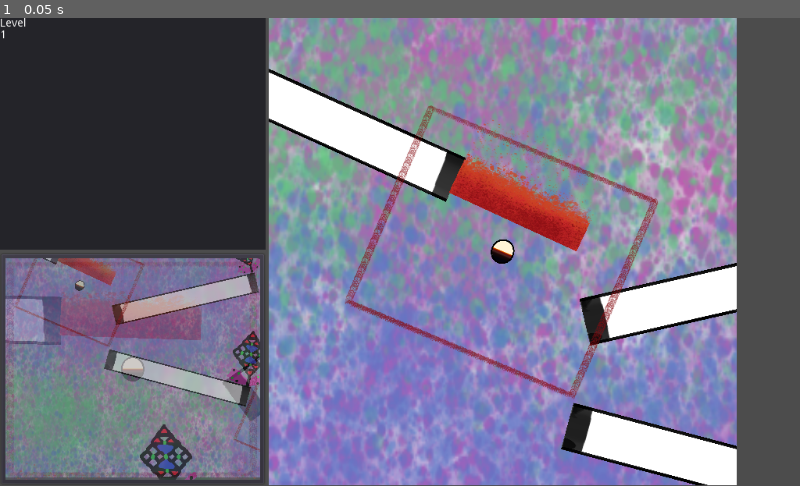
Above: before the commit, frame 1.
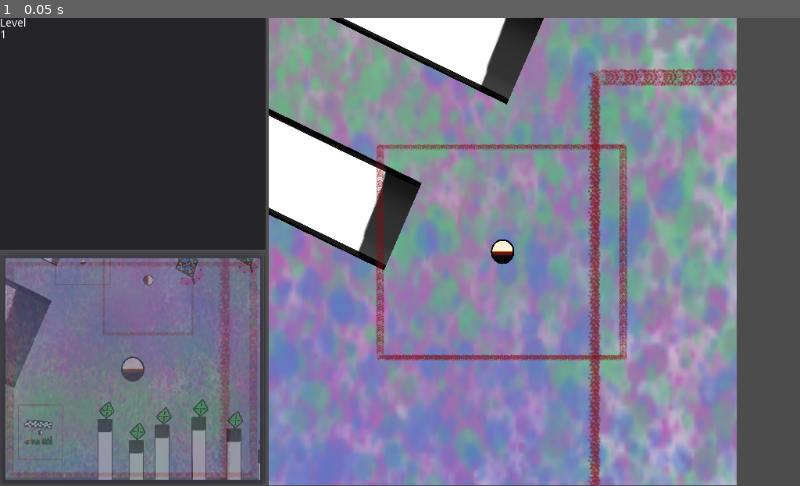
Above: after the commit, the same moment.

Repository: MariusDoe/DropInShapes
Game: Godot game, scene res://UI.tscn
Same seed, same stepped clock (60 frames per second), same inputs: the game is played once before the commit and once after it.
Inputs:
- Up to frame 1 (0.05 s): no input

The runs differ from the first frame. In frame 1, 48% of the frame differs, in the area x 0-93%, y 0-100%.

Commit message:
Added new Level

Diff:
--- a/src/Level1.tscn
+++ b/src/Level1.tscn
@@ -9,61 +9,164 @@
 [ext_resource path="res://BallAnchor.tscn" type="PackedScene" id=7]
 [ext_resource path="res://Goal.tscn" type="PackedScene" id=8]
 [ext_resource path="res://Music/Electro1.ogg" type="AudioStream" id=9]
+[ext_resource path="res://D1.png" type="Texture" id=10]
 
 [node name="Level1" type="Node2D"]
 script = ExtResource( 1 )
 view_rect = Rect2( 0, 0, 850, 850 )
 
 [node name="Obstacle4" parent="." instance=ExtResource( 2 )]
-position = Vector2( 172.285, 162.97 )
+position = Vector2( 173.018, 165.454 )
 rotation = 0.429351
 scale = Vector2( 1, 0.2 )
 
 [node name="Obstacle8" parent="." instance=ExtResource( 2 )]
-position = Vector2( 520.367, 297.346 )
-rotation = -0.226893
+position = Vector2( 222.956, 101.925 )
+rotation = 0.429351
 scale = Vector2( 1, 0.2 )
 
-[node name="Obstacle9" parent="." instance=ExtResource( 2 )]
-position = Vector2( 505.964, 441.184 )
-rotation = 0.261799
-scale = Vector2( 1, 0.2 )
-
-[node name="Obstacle5" parent="." instance=ExtResource( 2 )]
-position = Vector2( 546.813, 736.658 )
-scale = Vector2( 0.5, 0.2 )
-
-[node name="Obstacle6" parent="." instance=ExtResource( 2 )]
-position = Vector2( 491.796, 692.162 )
-scale = Vector2( 0.1, 0.3 )
-
-[node name="Obstacle7" parent="." instance=ExtResource( 2 )]
-position = Vector2( 606.005, 702.641 )
-scale = Vector2( 0.1, 0.3 )
+[node name="Obstacle15" parent="." instance=ExtResource( 2 )]
+position = Vector2( 374.794, 543.352 )
+scale = Vector2( 0.1, 0.3 )
+
+[node name="Obstacle16" parent="." instance=ExtResource( 2 )]
+position = Vector2( 431.052, 582.03 )
+scale = Vector2( 0.1, 0.3 )
+
+[node name="Obstacle20" parent="." instance=ExtResource( 2 )]
+position = Vector2( 478.521, 553.901 )
+scale = Vector2( 0.1, 0.3 )
+
+[node name="Obstacle29" parent="." instance=ExtResource( 2 )]
+position = Vector2( 545.328, 539.836 )
+scale = Vector2( 0.1, 0.3 )
+
+[node name="Obstacle31" parent="." instance=ExtResource( 2 )]
+position = Vector2( 608.619, 560.933 )
+scale = Vector2( 0.1, 0.3 )
+
+[node name="Obstacle37" parent="." instance=ExtResource( 2 )]
+position = Vector2( 664.878, 599.611 )
+scale = Vector2( 0.1, 0.3 )
+
+[node name="Obstacle39" parent="." instance=ExtResource( 2 )]
+position = Vector2( 740.475, 499.4 )
+scale = Vector2( 0.1, 0.3 )
+
+[node name="Obstacle22" parent="." instance=ExtResource( 2 )]
+position = Vector2( 374.794, 543.352 )
+scale = Vector2( 0.1, 0.3 )
+
+[node name="Obstacle23" parent="." instance=ExtResource( 2 )]
+position = Vector2( 431.052, 582.03 )
+scale = Vector2( 0.1, 0.3 )
+
+[node name="Obstacle25" parent="." instance=ExtResource( 2 )]
+position = Vector2( 478.521, 553.901 )
+scale = Vector2( 0.1, 0.3 )
+
+[node name="Obstacle28" parent="." instance=ExtResource( 2 )]
+position = Vector2( 545.328, 539.836 )
+scale = Vector2( 0.1, 0.3 )
+
+[node name="Obstacle32" parent="." instance=ExtResource( 2 )]
+position = Vector2( 608.619, 560.933 )
+scale = Vector2( 0.1, 0.3 )
+
+[node name="Obstacle36" parent="." instance=ExtResource( 2 )]
+position = Vector2( 664.878, 599.611 )
+scale = Vector2( 0.1, 0.3 )
+
+[node name="Obstacle40" parent="." instance=ExtResource( 2 )]
+position = Vector2( 740.475, 499.4 )
+scale = Vector2( 0.1, 0.3 )
+
+[node name="Obstacle17" parent="." instance=ExtResource( 2 )]
+position = Vector2( 374.794, 699.822 )
+scale = Vector2( 0.1, 2 )
+
+[node name="Obstacle18" parent="." instance=ExtResource( 2 )]
+position = Vector2( 431.052, 738.5 )
+scale = Vector2( 0.1, 2 )
+
+[node name="Obstacle19" parent="." instance=ExtResource( 2 )]
+position = Vector2( 478.521, 710.37 )
+scale = Vector2( 0.1, 2 )
+
+[node name="Obstacle30" parent="." instance=ExtResource( 2 )]
+position = Vector2( 545.328, 696.306 )
+scale = Vector2( 0.1, 2 )
+
+[node name="Obstacle34" parent="." instance=ExtResource( 2 )]
+position = Vector2( 608.619, 717.403 )
+scale = Vector2( 0.1, 2 )
+
+[node name="Obstacle35" parent="." instance=ExtResource( 2 )]
+position = Vector2( 664.878, 756.081 )
+scale = Vector2( 0.1, 2 )
+
+[node name="Obstacle41" parent="." instance=ExtResource( 2 )]
+position = Vector2( 740.475, 655.87 )
+scale = Vector2( 0.1, 2 )
+
+[node name="Obstacle21" parent="." instance=ExtResource( 2 )]
+position = Vector2( 374.794, 699.822 )
+scale = Vector2( 0.1, 2 )
+
+[node name="Obstacle24" parent="." instance=ExtResource( 2 )]
+position = Vector2( 431.052, 738.5 )
+scale = Vector2( 0.1, 2 )
+
+[node name="Obstacle26" parent="." instance=ExtResource( 2 )]
+position = Vector2( 478.521, 710.37 )
+scale = Vector2( 0.1, 2 )
+
+[node name="Obstacle27" parent="." instance=ExtResource( 2 )]
+position = Vector2( 545.328, 696.306 )
+scale = Vector2( 0.1, 2 )
+
+[node name="Obstacle33" parent="." instance=ExtResource( 2 )]
+position = Vector2( 608.619, 717.403 )
+scale = Vector2( 0.1, 2 )
+
+[node name="Obstacle38" parent="." instance=ExtResource( 2 )]
+position = Vector2( 664.878, 756.081 )
+scale = Vector2( 0.1, 2 )
+
+[node name="Obstacle42" parent="." instance=ExtResource( 2 )]
+position = Vector2( 740.475, 655.87 )
+scale = Vector2( 0.1, 2 )
 
 [node name="Anchor" parent="." instance=ExtResource( 3 )]
-position = Vector2( 328.616, 273.277 )
-rotation = 0.401426
-scale = Vector2( 0.93, 1 )
+position = Vector2( 334.67, 230.405 )
+scale = Vector2( 0.5, 0.5 )
 
 [node name="Anchor2" parent="." instance=ExtResource( 3 )]
-position = Vector2( 726.618, 515.147 )
-rotation = 0.401426
-scale = Vector2( 0.93, 1 )
+position = Vector2( 453.102, 263.453 )
+rotation = 1.5708
+
+[node name="Anchor3" parent="." instance=ExtResource( 3 )]
+position = Vector2( 257.561, 540.759 )
+rotation = 1.5708
+scale = Vector2( 0.5, 0.5 )
 
 [node name="Lava" parent="." instance=ExtResource( 4 )]
-position = Vector2( 744.634, 663.974 )
+position = Vector2( 391.185, 743.38 )
 
 [node name="Lava2" parent="." instance=ExtResource( 4 )]
-position = Vector2( 351.692, 217.201 )
-rotation = -12.13
-scale = Vector2( 0.4, 0.4 )
+position = Vector2( 905.266, 746.554 )
 
 [node name="Lava3" parent="." instance=ExtResource( 4 )]
-position = Vector2( 348.224, 665.713 )
+position = Vector2( 656.568, 744.373 )
+
+[node name="Lava5" parent="." instance=ExtResource( 4 )]
+position = Vector2( 1170.65, 747.547 )
 
 [node name="Lava4" parent="." instance=ExtResource( 4 )]
-position = Vector2( 86.9741, 666.663 )
+position = Vector2( 129.33, 736.118 )
+
+[node name="Lava6" parent="." instance=ExtResource( 4 )]
+position = Vector2( 643.412, 739.292 )
 
 [node name="ParallaxBackground" type="ParallaxBackground" parent="."]
 
@@ -75,36 +178,193 @@
 scale = Vector2( 1.25776, 1.87691 )
 texture = ExtResource( 5 )
 
-[node name="D6" type="Sprite" parent="."]
-position = Vector2( 642.576, 405.922 )
-rotation = 0.159152
-scale = Vector2( 0.185698, 0.208927 )
-texture = ExtResource( 6 )
-
 [node name="D8" type="Sprite" parent="."]
 position = Vector2( 632.14, 217.122 )
 rotation = -0.329867
 scale = Vector2( 0.118382, 0.133191 )
 texture = ExtResource( 6 )
 
-[node name="D9" type="Sprite" parent="."]
-position = Vector2( 70.9864, 72.8409 )
-rotation = 0.159152
-scale = Vector2( 0.0728425, 0.0819545 )
-texture = ExtResource( 6 )
-
-[node name="D7" type="Sprite" parent="."]
-position = Vector2( 490.312, 594.464 )
-scale = Vector2( 0.257456, 0.289662 )
+[node name="D10" type="Sprite" parent="."]
+position = Vector2( 526.877, 238.175 )
+rotation = -0.329867
+scale = Vector2( 0.118382, 0.133191 )
+texture = ExtResource( 6 )
+
+[node name="D11" type="Sprite" parent="."]
+position = Vector2( 611.962, 177.291 )
+rotation = -0.329867
+scale = Vector2( 0.118382, 0.133191 )
+texture = ExtResource( 6 )
+
+[node name="D12" type="Sprite" parent="."]
+position = Vector2( 516.905, 158.396 )
+rotation = -0.329867
+scale = Vector2( 0.118382, 0.133191 )
+texture = ExtResource( 6 )
+
+[node name="D13" type="Sprite" parent="."]
+position = Vector2( 561.557, 138.729 )
+rotation = -0.785397
+scale = Vector2( 0.118382, 0.121946 )
+texture = ExtResource( 6 )
+
+[node name="D14" type="Sprite" parent="."]
+position = Vector2( 500.284, 94.1304 )
+rotation = -0.523598
+scale = Vector2( 0.118382, 0.133191 )
 texture = ExtResource( 6 )
 
 [node name="BallAnchor" parent="." instance=ExtResource( 7 )]
-position = Vector2( 127.477, 44.0497 )
+position = Vector2( 97.4689, 84.3463 )
 
 [node name="Goal" parent="." instance=ExtResource( 8 )]
-position = Vector2( 544.022, 667.606 )
-scale = Vector2( 2, 2 )
+position = Vector2( 253.799, 536.969 )
 
 [node name="Level1Music" type="AudioStreamPlayer" parent="."]
 stream = ExtResource( 9 )
 autoplay = true
+
+[node name="D1" type="Sprite" parent="."]
+position = Vector2( 334.808, 110.371 )
+scale = Vector2( 0.1, 0.1 )
+texture = ExtResource( 10 )
+
+[node name="D16" type="Sprite" parent="."]
+position = Vector2( 377.012, 503.428 )
+scale = Vector2( 0.1, 0.1 )
+texture = ExtResource( 10 )
+
+[node name="D18" type="Sprite" parent="."]
+position = Vector2( 433.271, 542.106 )
+scale = Vector2( 0.1, 0.1 )
+texture = ExtResource( 10 )
+
+[node name="D20" type="Sprite" parent="."]
+position = Vector2( 480.739, 513.977 )
+scale = Vector2( 0.1, 0.1 )
+texture = ExtResource( 10 )
+
+[node name="D30" type="Sprite" parent="."]
+position = Vector2( 547.546, 499.912 )
+scale = Vector2( 0.1, 0.1 )
+texture = ExtResource( 10 )
+
+[node name="D33" type="Sprite" parent="."]
+position = Vector2( 610.837, 521.009 )
+scale = Vector2( 0.1, 0.1 )
+texture = ExtResource( 10 )
+
+[node name="D36" type="Sprite" parent="."]
+position = Vector2( 667.096, 559.687 )
+scale = Vector2( 0.1, 0.1 )
+texture = ExtResource( 10 )
+
+[node name="D43" type="Sprite" parent="."]
+position = Vector2( 742.694, 459.476 )
+scale = Vector2( 0.1, 0.1 )
+texture = ExtResource( 10 )
+
+[node name="D21" type="Sprite" parent="."]
+position = Vector2( 377.012, 503.428 )
+scale = Vector2( 0.1, 0.1 )
+texture = ExtResource( 10 )
+
+[node name="D23" type="Sprite" parent="."]
+position = Vector2( 433.271, 542.106 )
+scale = Vector2( 0.1, 0.1 )
+texture = ExtResource( 10 )
+
+[node name="D26" type="Sprite" parent="."]
+position = Vector2( 480.739, 513.977 )
+scale = Vector2( 0.1, 0.1 )
+texture = ExtResource( 10 )
+
+[node name="D28" type="Sprite" parent="."]
+position = Vector2( 547.546, 499.912 )
+scale = Vector2( 0.1, 0.1 )
+texture = ExtResource( 10 )
+
+[node name="D34" type="Sprite" parent="."]
+position = Vector2( 610.837, 521.009 )
+scale = Vector2( 0.1, 0.1 )
+texture = ExtResource( 10 )
+
+[node name="D38" type="Sprite" parent="."]
+position = Vector2( 667.096, 559.687 )
+scale = Vector2( 0.1, 0.1 )
+texture = ExtResource( 10 )
+
+[node name="D40" type="Sprite" parent="."]
+position = Vector2( 742.694, 459.476 )
+scale = Vector2( 0.1, 0.1 )
+texture = ExtResource( 10 )
+
+[node name="D17" type="Sprite" parent="."]
+position = Vector2( 377.012, 503.428 )
+scale = Vector2( 0.1, 0.1 )
+texture = ExtResource( 10 )
+
+[node name="D19" type="Sprite" parent="."]
+position = Vector2( 433.271, 542.106 )
+scale = Vector2( 0.1, 0.1 )
+texture = ExtResource( 10 )
+
+[node name="D25" type="Sprite" parent="."]
+position = Vector2( 480.739, 513.977 )
+scale = Vector2( 0.1, 0.1 )
+texture = ExtResource( 10 )
+
+[node name="D29" type="Sprite" parent="."]
+position = Vector2( 547.546, 499.912 )
+scale = Vector2( 0.1, 0.1 )
+texture = ExtResource( 10 )
+
+[node name="D32" type="Sprite" parent="."]
+position = Vector2( 610.837, 521.009 )
+scale = Vector2( 0.1, 0.1 )
+texture = ExtResource( 10 )
+
+[node name="D37" type="Sprite" parent="."]
+position = Vector2( 667.096, 559.687 )
+scale = Vector2( 0.1, 0.1 )
+texture = ExtResource( 10 )
+
+[node name="D42" type="Sprite" parent="."]
+position = Vector2( 742.694, 459.476 )
+scale = Vector2( 0.1, 0.1 )
+texture = ExtResource( 10 )
+
+[node name="D22" type="Sprite" parent="."]
+position = Vector2( 377.012, 503.428 )
+scale = Vector2( 0.1, 0.1 )
+texture = ExtResource( 10 )
+
+[node name="D24" type="Sprite" parent="."]
+position = Vector2( 433.271, 542.106 )
+scale = Vector2( 0.1, 0.1 )
+texture = ExtResource( 10 )
+
+[node name="D27" type="Sprite" parent="."]
+position = Vector2( 480.739, 513.977 )
+scale = Vector2( 0.1, 0.1 )
+texture = ExtResource( 10 )
+
+[node name="D31" type="Sprite" parent="."]
+position = Vector2( 547.546, 499.912 )
+scale = Vector2( 0.1, 0.1 )
+texture = ExtResource( 10 )
+
+[node name="D35" type="Sprite" parent="."]
+position = Vector2( 610.837, 521.009 )
+scale = Vector2( 0.1, 0.1 )
+texture = ExtResource( 10 )
+
+[node name="D39" type="Sprite" parent="."]
+position = Vector2( 667.096, 559.687 )
+scale = Vector2( 0.1, 0.1 )
+texture = ExtResource( 10 )
+
+[node name="D41" type="Sprite" parent="."]
+position = Vector2( 742.694, 459.476 )
+scale = Vector2( 0.1, 0.1 )
+texture = ExtResource( 10 )
--- /dev/null
+++ b/src/Level3.tscn
@@ -0,0 +1,110 @@
+[gd_scene load_steps=10 format=2]
+
+[ext_resource path="res://Level.gd" type="Script" id=1]
+[ext_resource path="res://Obstacle.tscn" type="PackedScene" id=2]
+[ext_resource path="res://Anchor.tscn" type="PackedScene" id=3]
+[ext_resource path="res://Lava.tscn" type="PackedScene" id=4]
+[ext_resource path="res://Background.png" type="Texture" id=5]
+[ext_resource path="res://D2.png" type="Texture" id=6]
+[ext_resource path="res://BallAnchor.tscn" type="PackedScene" id=7]
+[ext_resource path="res://Goal.tscn" type="PackedScene" id=8]
+[ext_resource path="res://Music/Electro1.ogg" type="AudioStream" id=9]
+
+[node name="Level1" type="Node2D"]
+script = ExtResource( 1 )
+view_rect = Rect2( 0, 0, 850, 850 )
+
+[node name="Obstacle4" parent="." instance=ExtResource( 2 )]
+position = Vector2( 172.285, 162.97 )
+rotation = 0.429351
+scale = Vector2( 1, 0.2 )
+
+[node name="Obstacle8" parent="." instance=ExtResource( 2 )]
+position = Vector2( 520.367, 297.346 )
+rotation = -0.226893
+scale = Vector2( 1, 0.2 )
+
+[node name="Obstacle9" parent="." instance=ExtResource( 2 )]
+position = Vector2( 505.964, 441.184 )
+rotation = 0.261799
+scale = Vector2( 1, 0.2 )
+
+[node name="Obstacle5" parent="." instance=ExtResource( 2 )]
+position = Vector2( 546.813, 736.658 )
+scale = Vector2( 0.5, 0.2 )
+
+[node name="Obstacle6" parent="." instance=ExtResource( 2 )]
+position = Vector2( 491.796, 692.162 )
+scale = Vector2( 0.1, 0.3 )
+
+[node name="Obstacle7" parent="." instance=ExtResource( 2 )]
+position = Vector2( 606.005, 702.641 )
+scale = Vector2( 0.1, 0.3 )
+
+[node name="Anchor" parent="." instance=ExtResource( 3 )]
+position = Vector2( 328.616, 273.277 )
+rotation = 0.401426
+scale = Vector2( 0.93, 1 )
+
+[node name="Anchor2" parent="." instance=ExtResource( 3 )]
+position = Vector2( 726.618, 515.147 )
+rotation = 0.401426
+scale = Vector2( 0.93, 1 )
+
+[node name="Lava" parent="." instance=ExtResource( 4 )]
+position = Vector2( 744.634, 663.974 )
+
+[node name="Lava2" parent="." instance=ExtResource( 4 )]
+position = Vector2( 351.692, 217.201 )
+rotation = -12.13
+scale = Vector2( 0.4, 0.4 )
+
+[node name="Lava3" parent="." instance=ExtResource( 4 )]
+position = Vector2( 348.224, 665.713 )
+
+[node name="Lava4" parent="." instance=ExtResource( 4 )]
+position = Vector2( 86.9741, 666.663 )
+
+[node name="ParallaxBackground" type="ParallaxBackground" parent="."]
+
+[node name="ParallaxLayer" type="ParallaxLayer" parent="ParallaxBackground"]
+z_index = -1
+
+[node name="Sprite" type="Sprite" parent="ParallaxBackground/ParallaxLayer"]
+position = Vector2( 456.389, 403.234 )
+scale = Vector2( 1.25776, 1.87691 )
+texture = ExtResource( 5 )
+
+[node name="D6" type="Sprite" parent="."]
+position = Vector2( 642.576, 405.922 )
+rotation = 0.159152
+scale = Vector2( 0.185698, 0.208927 )
+texture = ExtResource( 6 )
+
+[node name="D8" type="Sprite" parent="."]
+position = Vector2( 632.14, 217.122 )
+rotation = -0.329867
+scale = Vector2( 0.118382, 0.133191 )
+texture = ExtResource( 6 )
+
+[node name="D9" type="Sprite" parent="."]
+position = Vector2( 70.9864, 72.8409 )
+rotation = 0.159152
+scale = Vector2( 0.0728425, 0.0819545 )
+texture = ExtResource( 6 )
+
+[node name="D7" type="Sprite" parent="."]
+position = Vector2( 490.312, 594.464 )
+scale = Vector2( 0.257456, 0.289662 )
+texture = ExtResource( 6 )
+
+[node name="BallAnchor" parent="." instance=ExtResource( 7 )]
+position = Vector2( 127.477, 44.0497 )
+
+[node name="Goal" parent="." instance=ExtResource( 8 )]
+position = Vector2( 544.022, 667.606 )
+scale = Vector2( 2, 2 )
+
+[node name="Level1Music" type="AudioStreamPlayer" parent="."]
+stream = ExtResource( 9 )
+autoplay = true
Not shown: 1 places in src/Level1.tscn that only renumber resources
